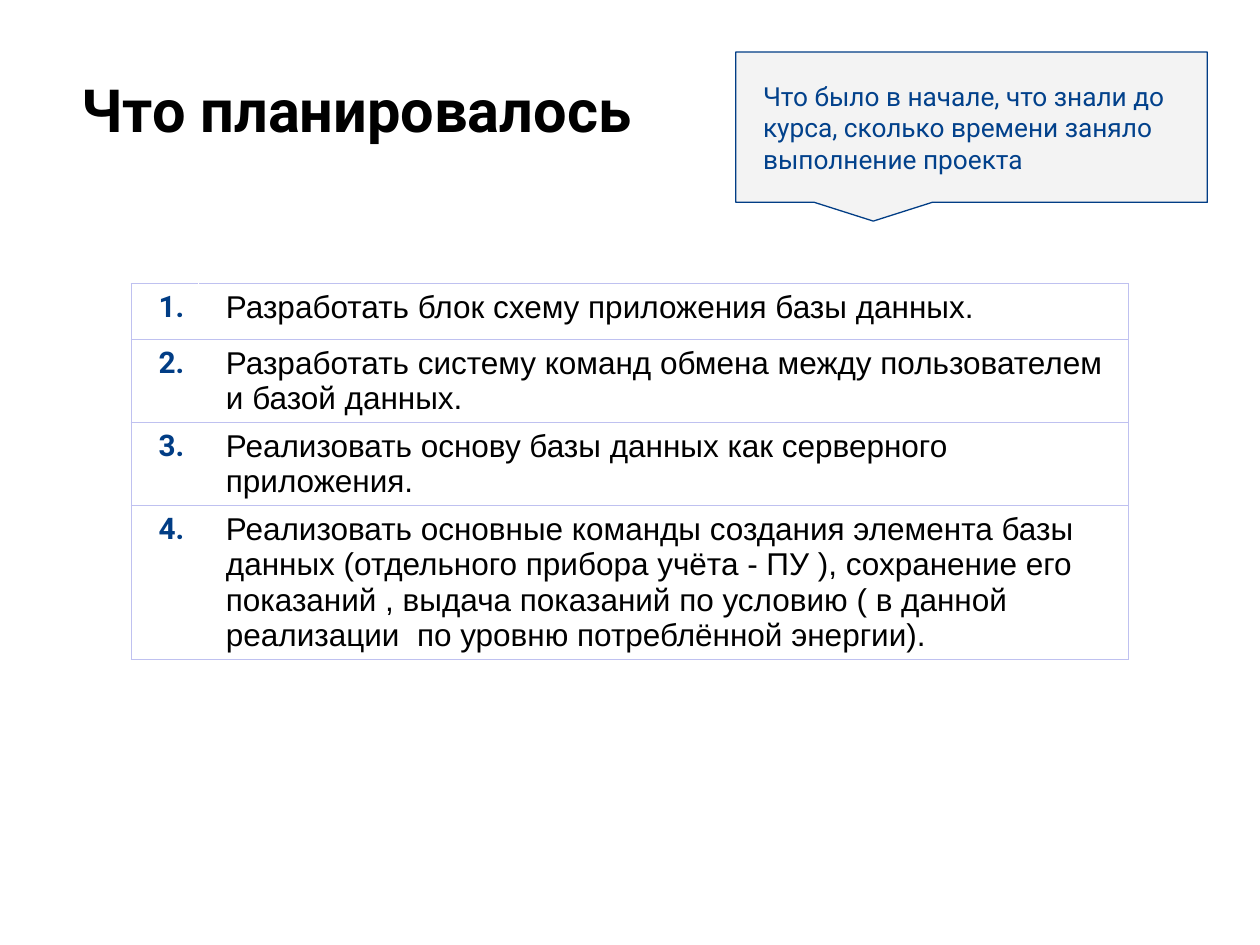
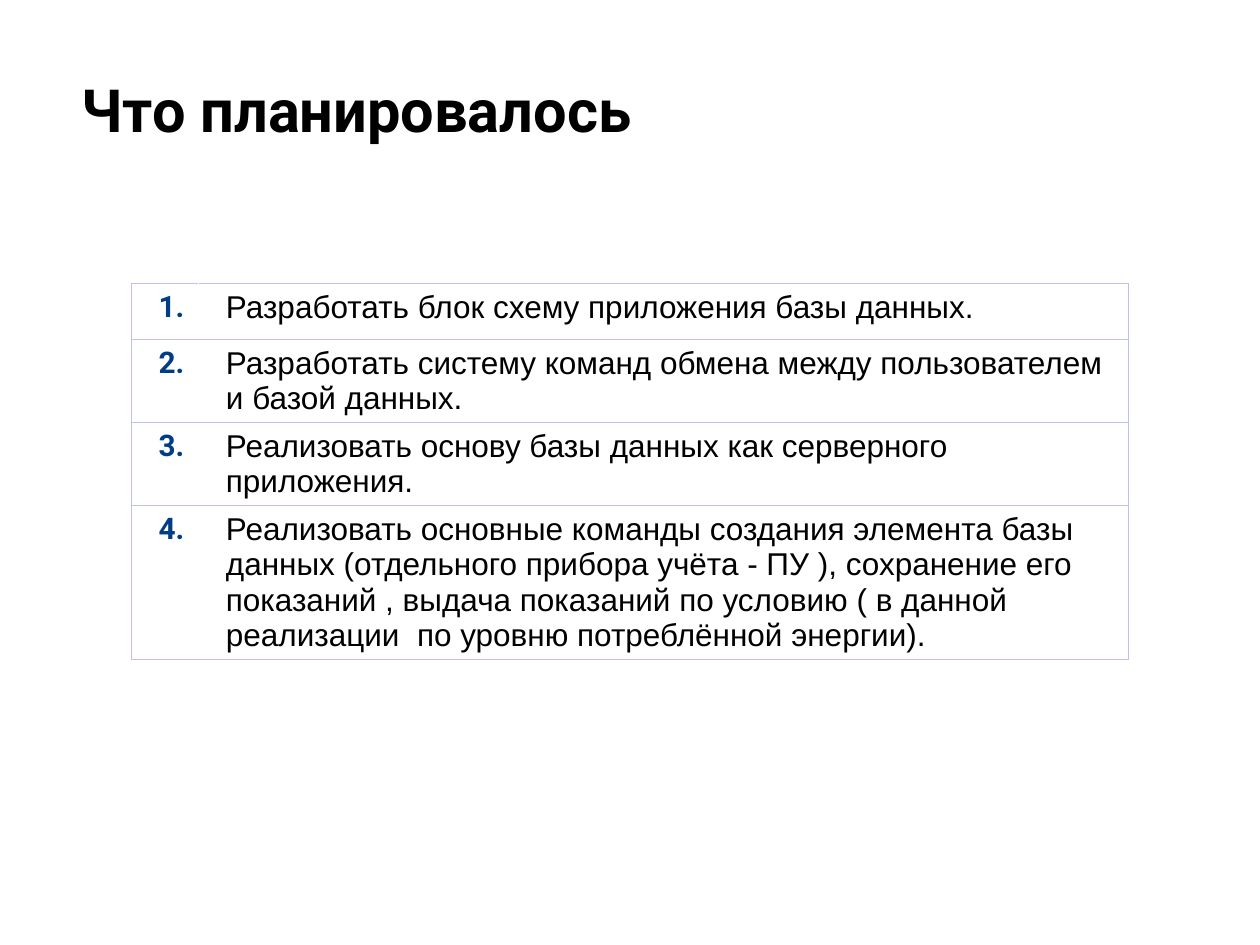
Before and after one commit to otus-learn-ivan/final_project_task, a slide deck: slide 6 of Защита проекта.pptx. Drawn at 1260x945 pixels with LibreOffice and Linux fonts; fonts in the diff are those of the drawing; background and template pictures are left out. Boxes give left, top, right and bottom in pixels: in the first picture for what was removed or moved away, otherwise in the second. Text is boxed around its words. In the diff, an @@ line names an element or a change of style, - is before the commit and + after.

```diff
--- a/Защита проекта.pptx
+++ b/Защита проекта.pptx
@@ speech box removed at [736,52,1207,202] @@
-Что было в начале, что знали до курса, сколько времени заняло выполнение проекта
```
Also in this commit, not shown: 1 other slide changed, 1 slide added, 1 slide removed.
